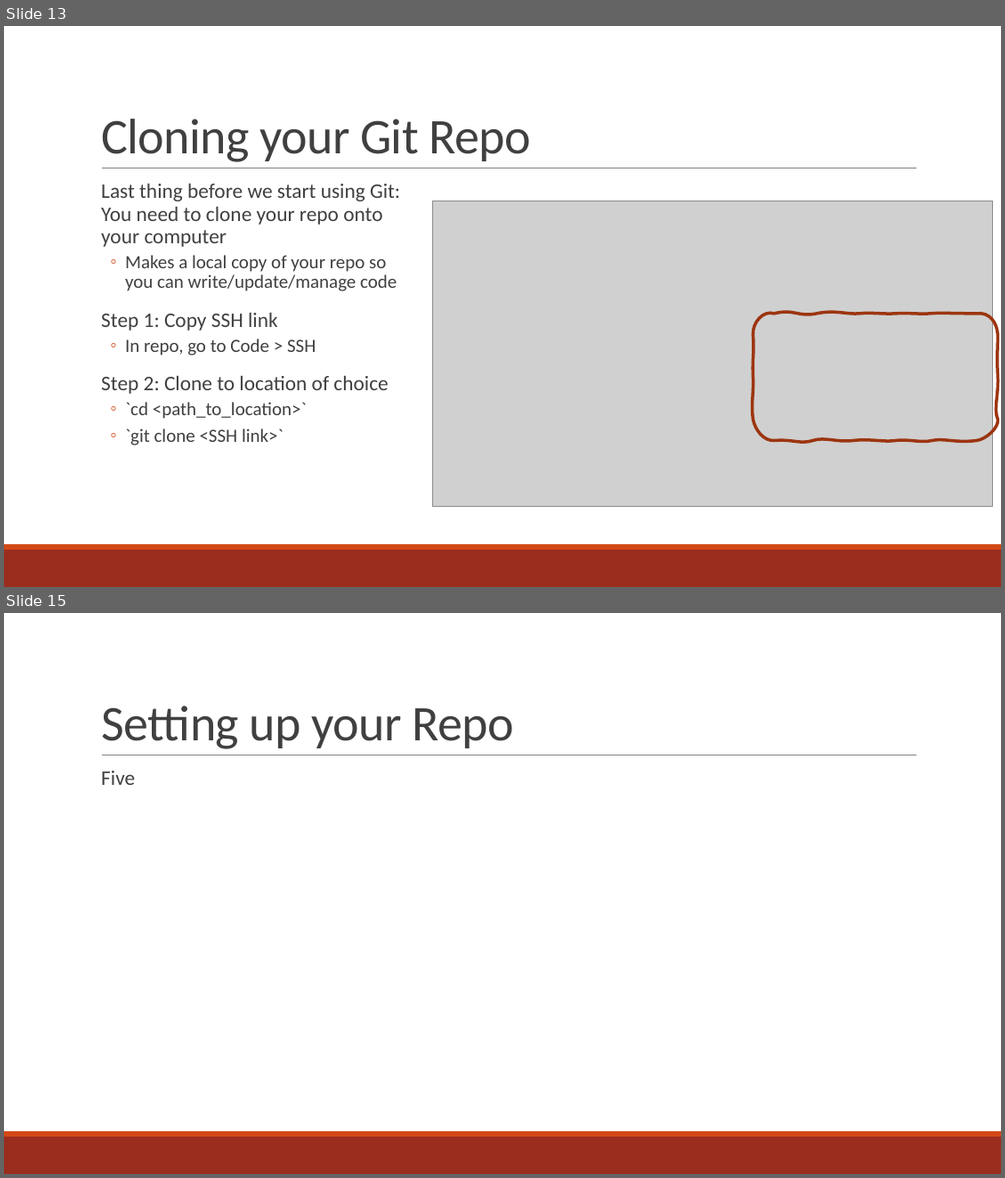
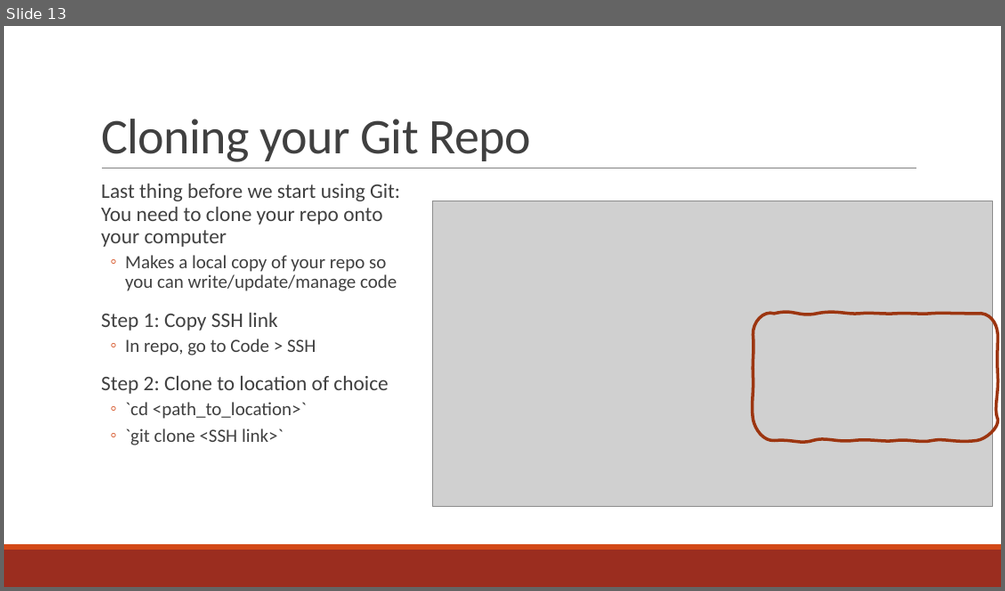
Before and after one commit to curtispmartin/Education, a slide deck: Working/2_VersionControl/2_VersionControl.pptx. Shown one above the other, each under a label of ours: slides 13 and 15 before the commit, slide 13 after it; the slides between them are not shown. The pictures are 1005x1178 and 1005x591 pixels, drawn with LibreOffice and Linux fonts; fonts in the diff are those of the drawing; grey boxes stand for pictures. Boxes give left, top, right and bottom in pixels: in the first picture for what was removed or moved away, otherwise in the second. Text is boxed around its words. In the diff, an @@ line names an element or a change of style, - is before the commit and + after.

```diff
--- a/Working/2_VersionControl/2_VersionControl.pptx
+++ b/Working/2_VersionControl/2_VersionControl.pptx
@@ slide 15 removed at <box>4,613,1001,1174</box>, background #FFFFFF; not listed: 3 template elements that a slide beside it also shows @@
@@ title removed at <box>101,706,513,749</box> @@
-Setting up your Repo
@@ text removed at <box>101,771,135,785</box> @@
-  Five
```
Also in this commit, not shown: 3 slides changed, 4 slides added, 1 other slide removed, 3 other files.
